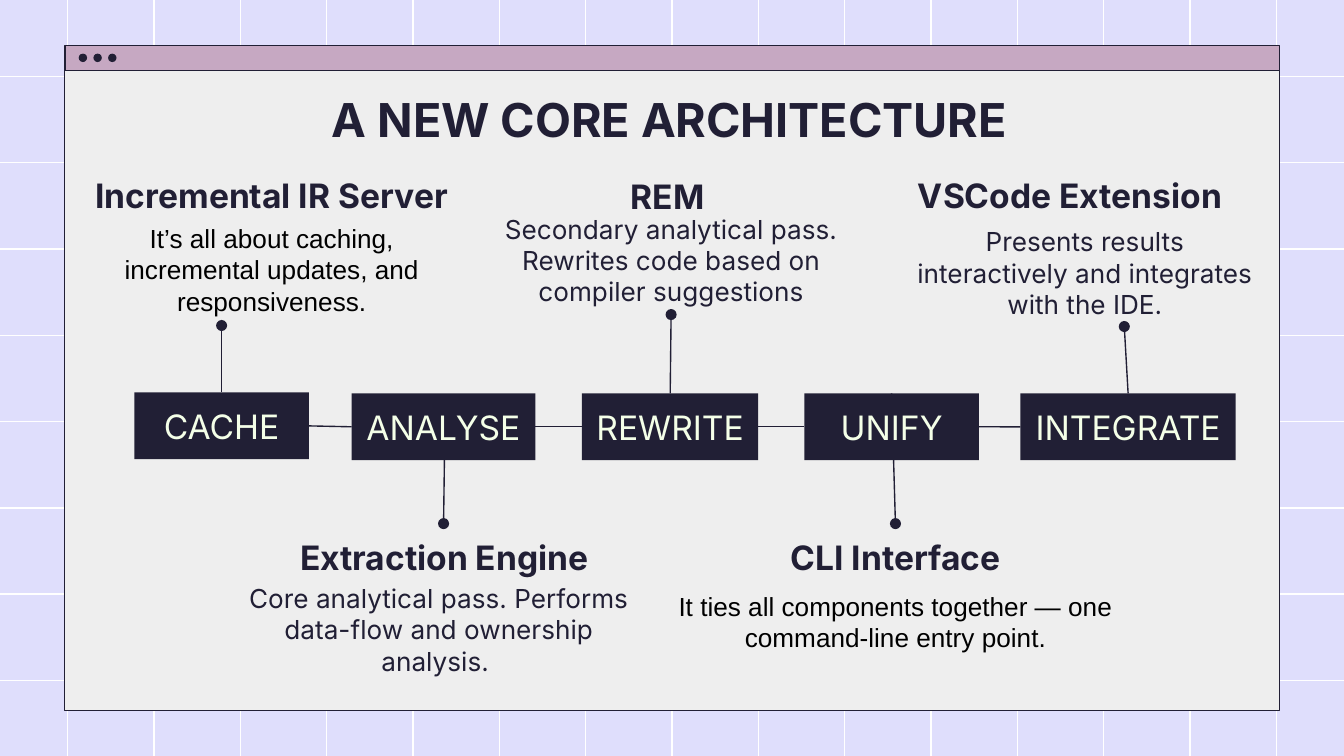
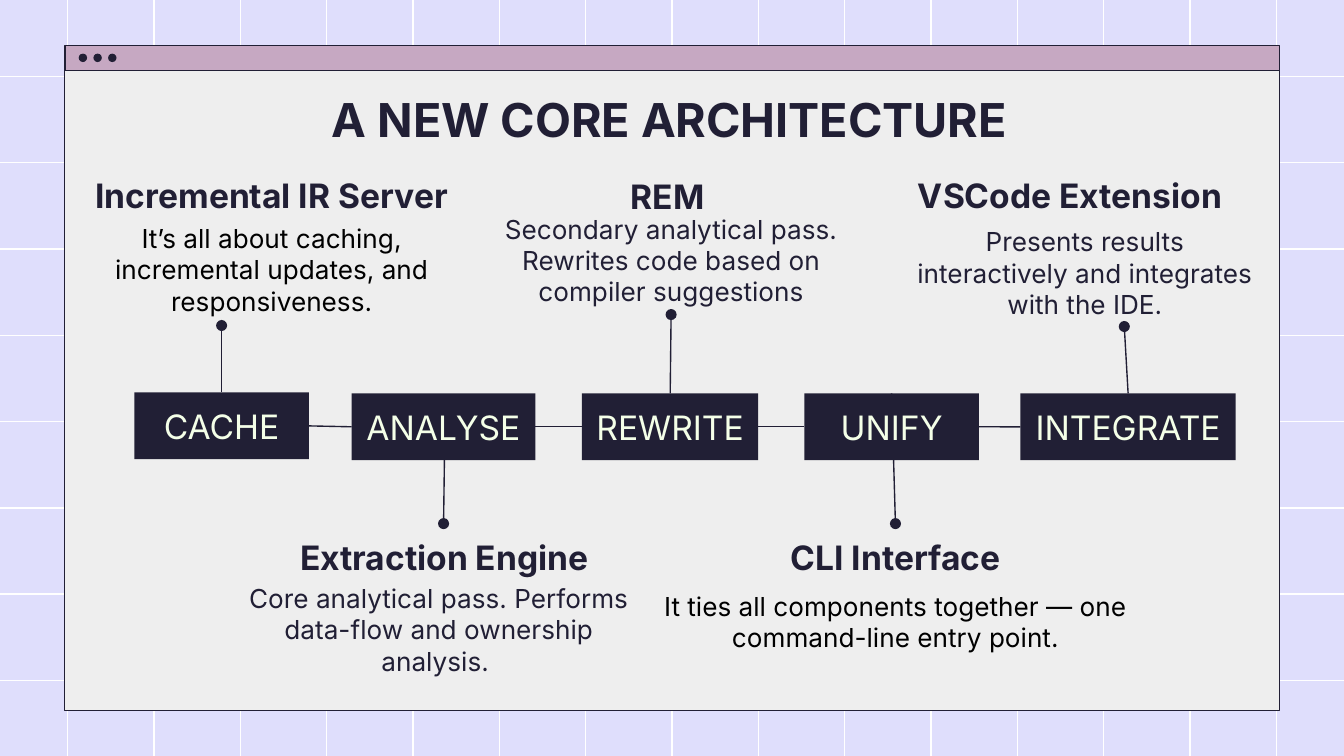
Before and after one commit to RuleBrittonica/3712_Rust_Research_Project, a slide deck: slide 12 of reports/seminar/seminar_presentation.pptx. Drawn at 1344x756 pixels with LibreOffice and Linux fonts; fonts in the diff are those of the drawing. Boxes give left, top, right and bottom in pixels: in the first picture for what was removed or moved away, otherwise in the second. Text is boxed around its words. In the diff, an @@ line names an element or a change of style, - is before the commit and + after.

```diff
--- a/reports/seminar/seminar_presentation.pptx
+++ b/reports/seminar/seminar_presentation.pptx
@@ text "It’s all about caching, incremental ..." at <box>115,228,428,317</box>: font Arial to Inter @@
@@ text "It ties all components together ..." at <box>664,596,1126,653</box>: font Arial to Inter @@
```
Also in this commit, not shown: 5 other slides changed, 1 slide added, 1 slide removed, 2 other files.
